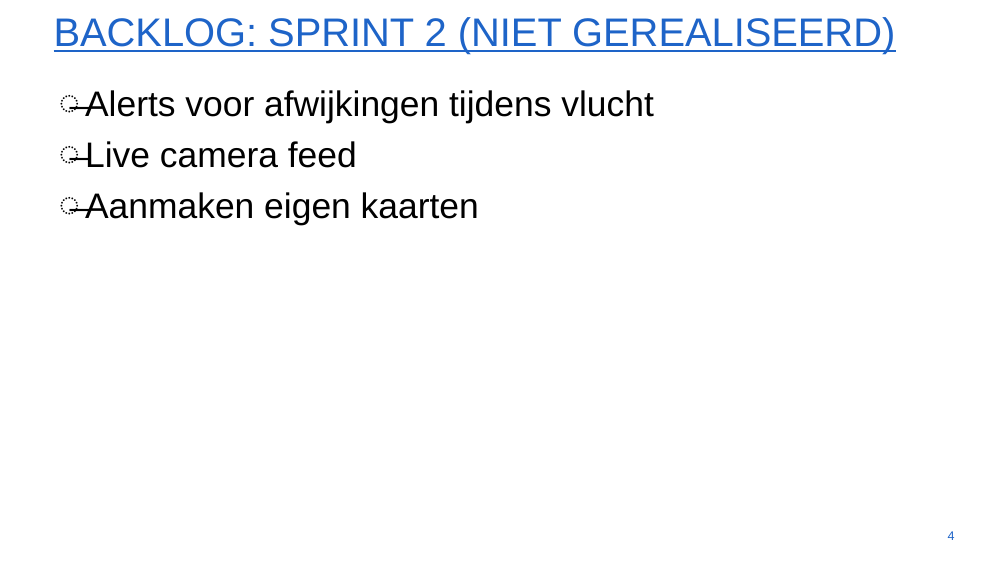
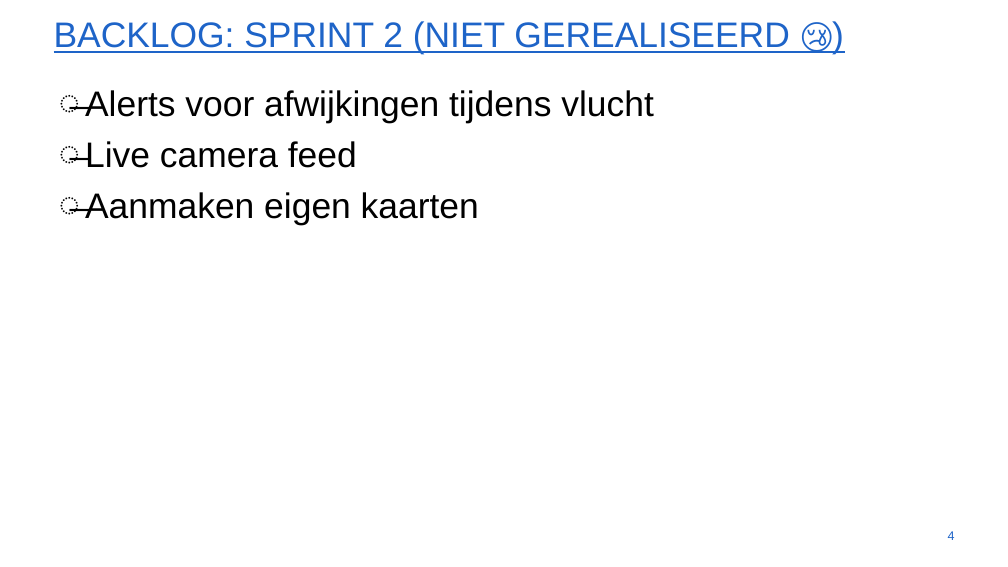
Before and after one commit to WouterStemgee/inventory-management-system-autonomous-drones, a slide deck: slide 4 of presentaties/PresentatieSprint2.pptx. Drawn at 1008x567 pixels with LibreOffice and Linux fonts; fonts in the diff are those of the drawing; background and template pictures are left out. Boxes give left, top, right and bottom in pixels: in the first picture for what was removed or moved away, otherwise in the second. Text is boxed around its words. In the diff, an @@ line names an element or a change of style, - is before the commit and + after.

```diff
--- a/presentaties/PresentatieSprint2.pptx
+++ b/presentaties/PresentatieSprint2.pptx
@@ title at (x1=54, y1=21, x2=789, y2=55): text changed; size 54 to 48 pt @@
-BACKLOG: SPRINT 2 (NIET GEREALISEERD)
+BACKLOG: SPRINT 2 (NIET GEREALISEERD 😢)
```
Also in this commit, not shown: 1 other slide changed, 3 other files.
